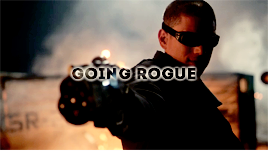
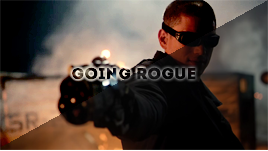
The second 268 × 151 image is a revision of the first. Changes to its layers:
added group "Group 2" with 30 layers above "GOING ROGUE" over [0, 0, 268, 150]
moved "sirxusblack" (1st of 2, in "Group 2") into group "Group 2" over [0, 0, 268, 150]
